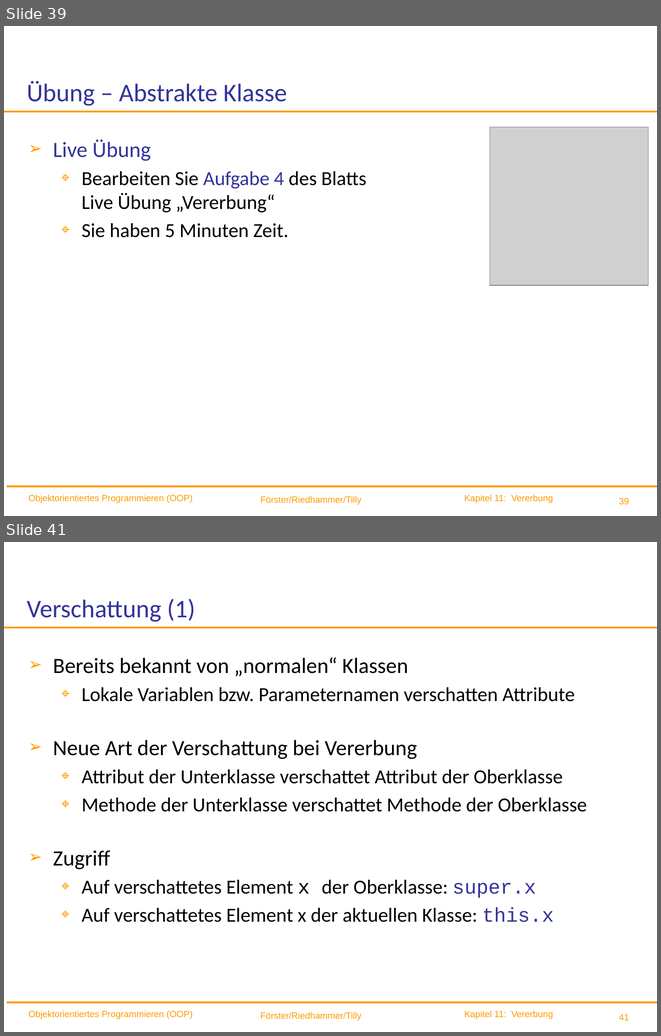
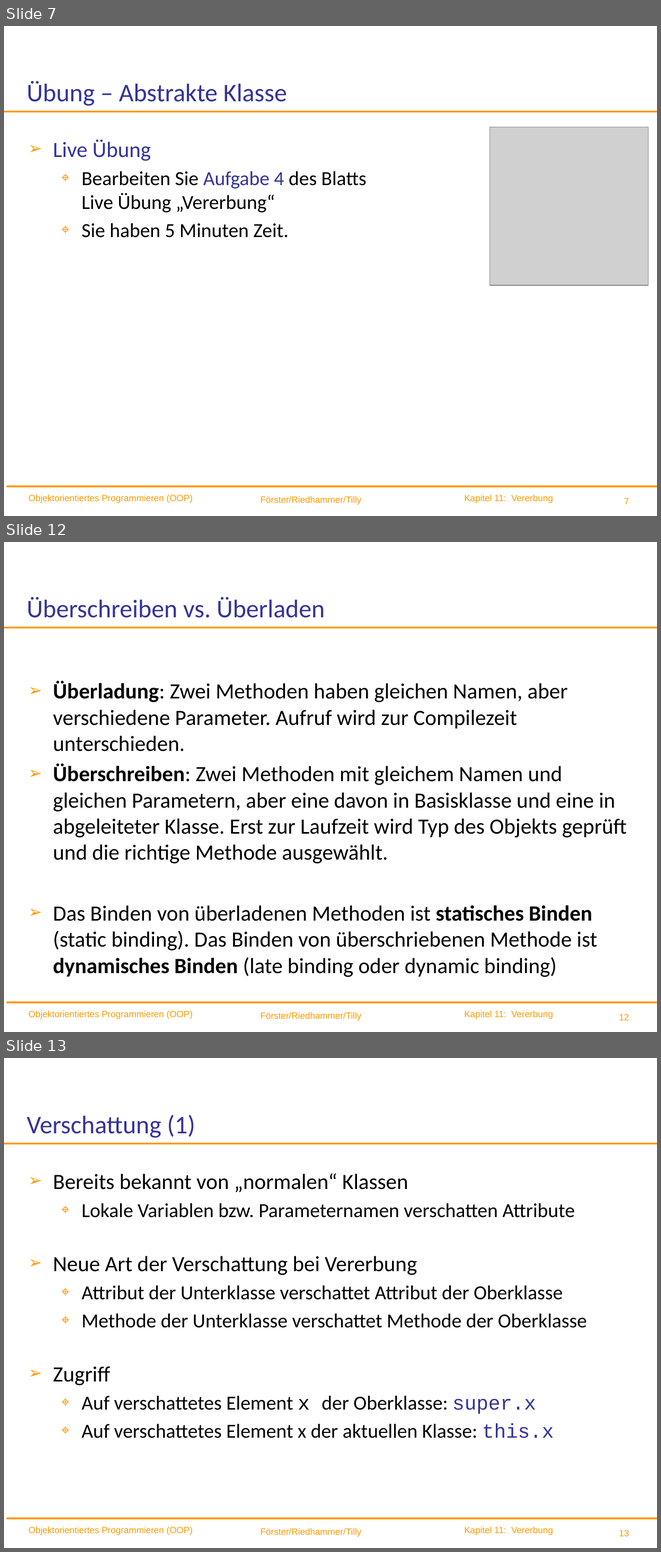
Before and after one commit to ingexue/hsro-wif-oop.github.io, a slide deck: 11-vererbung/vererbung.pptx. Shown one above the other, each under a label of ours: slides 39 and 41 before the commit, slides 7, 12 and 13 after it; the slides between them are not shown. The pictures are 661x1036 and 661x1552 pixels, drawn with LibreOffice and Linux fonts; fonts in the diff are those of the drawing; grey boxes stand for pictures; background and template pictures are left out. Boxes give left, top, right and bottom in pixels: in the first picture for what was removed or moved away, otherwise in the second. Text is boxed around its words. In the diff, an @@ line names an element or a change of style, - is before the commit and + after.

```diff
--- a/11-vererbung/vererbung.pptx
+++ b/11-vererbung/vererbung.pptx
@@ slide 12 added at [4, 542, 657, 1032], background #FFFFFF; not listed: 6 template elements that a slide beside it also shows @@
@@ title added at [27, 597, 325, 618], 28 pt, text #333399 @@
+Überschreiben vs. Überladen
@@ text added at [53, 681, 627, 977], 24 pt, text #000000 @@
+➢ Überladung: Zwei Methoden haben gleichen Namen, aber verschiedene Parameter. Aufruf wird zur Compilezeit unterschieden.
+➢ Überschreiben: Zwei Methoden mit gleichem Namen und gleichen Parametern, aber eine davon in Basisklasse und eine in abgeleiteter Klasse. Erst zur Laufzeit wird Typ des Objekts geprüft und die richtige Methode ausgewählt.
+➢ Das Binden von überladenen Methoden ist statisches Binden (static binding). Das Binden von überschriebenen Methode ist dynamisches Binden (late binding oder dynamic binding)
@@ what was slide 39 is now slide 7 @@
@@ page number at [624, 498, 629, 504]: text changed @@
-39
+7
@@ what was slide 41 is now slide 13 @@
@@ page number at [619, 1530, 629, 1536]: text changed @@
-41
+13
```
Also in this commit, not shown: 11 slides changed, 10 other slides added, 34 slides removed, 11 other files.
